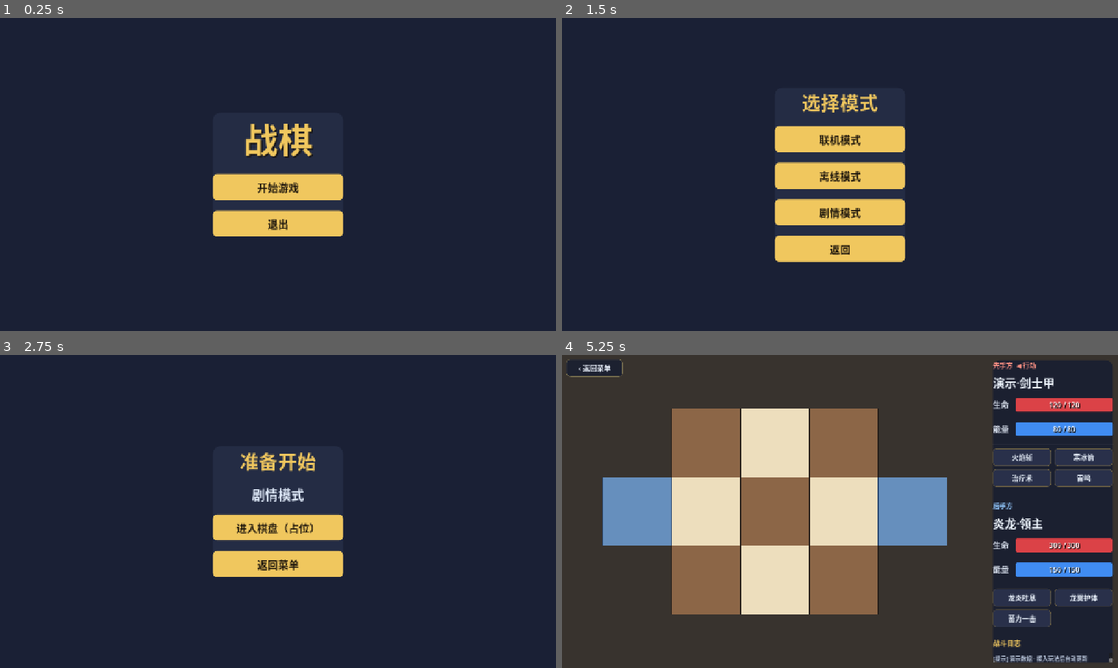
Above: before the commit, frames 1-4 (two rows, left to right).
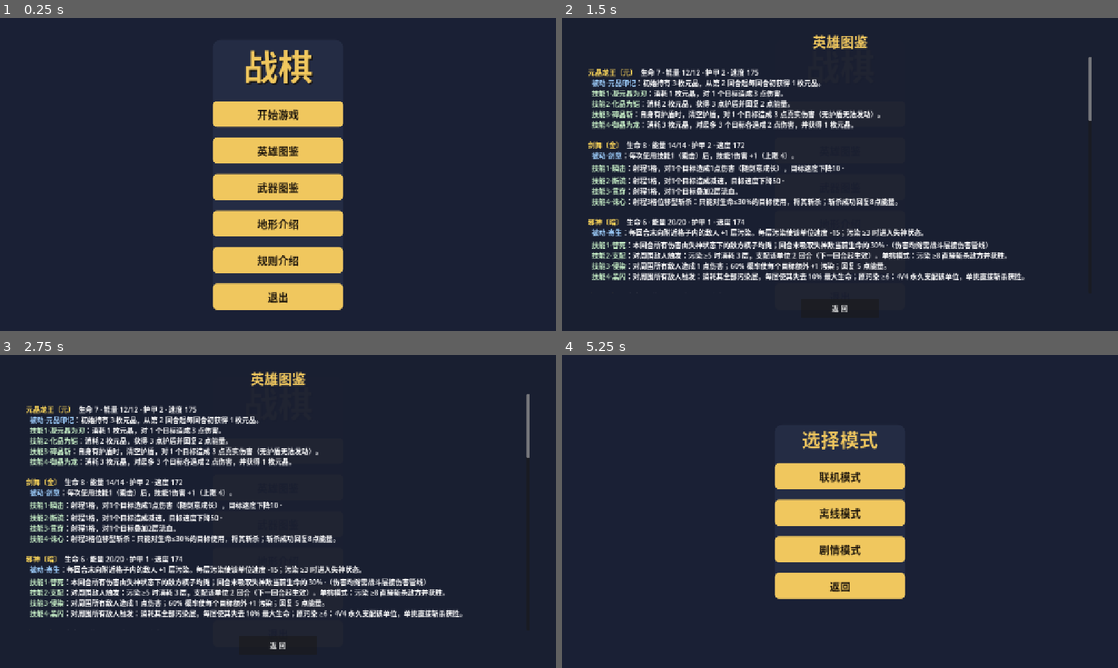
Above: after the commit, the same moments.

Repository: CBWZS-Cyber/zhanqi-godot
Game: Godot game, scene res://scenes/MainUI.tscn
Same seed, same stepped clock (60 frames per second), same inputs: the game is played once before the commit and once after it.
Inputs (mouse positions are in pixels of both pictures, inside the frame that each line leads up to):
- Up to frame 1 (0.25 s): no input
- Up to frame 2 (1.5 s): click (840, 149) at 0.5 s, where only the run after the commit has a clickable "英雄图鉴"; click (840, 187) at 1.25 s, where only the run after the commit has a clickable "武器图鉴"
- Up to frame 3 (2.75 s): click (278, 561) at 2 s, where only the run after the commit has a clickable "地形介绍"
- Up to frame 4 (5.25 s): click (840, 596) at 2.75 s, where only the run after the commit has a clickable "规则介绍"; click (840, 646) at 3.5 s, where only the run after the commit has a clickable "返 回"; click (840, 452) at 4.25 s, where only the run after the commit has a clickable "开始游戏"; click (840, 527) at 5 s, where only the run before the commit has a clickable "进入棋盘（占位）"

The runs differ from the first frame. In frame 1, 9.2% of the frame differs, in the area x 38-62%, y 10-94%; in frame 2, 21%; in frame 3, 18%; in frame 4, 83%, in the area x 0-100%, y 0-100%.

Commit message:
主菜单新增图鉴入口：英雄图鉴（11 英雄动态生成：面板+被动+技能全说明）/武器图鉴（占位）/地形介绍（基础地形表+棋盘说明）/规则介绍（回合·伤害口径·状态·位移·胜负）；全屏图鉴面板+返回

Diff:
--- a/scripts/ui/main_ui.gd
+++ b/scripts/ui/main_ui.gd
@@ -28,6 +28,10 @@
 
 	_build_screen("start", "战棋", 80, true,
 		[["开始游戏", Callable(self, "_on_start")],
+		 ["英雄图鉴", Callable(self, "_open_codex").bind("hero")],
+		 ["武器图鉴", Callable(self, "_open_codex").bind("weapon")],
+		 ["地形介绍", Callable(self, "_open_codex").bind("terrain")],
+		 ["规则介绍", Callable(self, "_open_codex").bind("rules")],
 		 ["退出", Callable(self, "_on_quit")]], "")
 	_build_screen("mode", "选择模式", 44, false,
 		[["联机模式", Callable(self, "_on_online")],
@@ -269,3 +273,120 @@
 	for r in ["top_left", "top_right", "bottom_left", "bottom_right"]:
 		s["corner_radius_" + r] = 10
 	return s
+
+
+## ================= 图鉴/介绍（开始界面入口） =================
+var _codex_layer: Control = null
+
+func _open_codex(key: String) -> void:
+	_close_codex()
+	var titles := {"hero": "英雄图鉴", "weapon": "武器图鉴", "terrain": "地形介绍", "rules": "规则介绍"}
+	var layer := Panel.new()
+	layer.set_anchors_preset(Control.PRESET_FULL_RECT)
+	var sb := StyleBoxFlat.new()
+	sb.bg_color = Color(0.10, 0.12, 0.19, 0.97)
+	layer.add_theme_stylebox_override("panel", sb)
+	add_child(layer)
+	_codex_layer = layer
+	var m := MarginContainer.new()
+	m.set_anchors_preset(Control.PRESET_FULL_RECT)
+	m.add_theme_constant_override("margin_left", 60)
+	m.add_theme_constant_override("margin_right", 60)
+	m.add_theme_constant_override("margin_top", 30)
+	m.add_theme_constant_override("margin_bottom", 30)
+	layer.add_child(m)
+	var v := VBoxContainer.new()
+	v.add_theme_constant_override("separation", 12)
+	m.add_child(v)
+	var title := Label.new()
+	title.text = str(titles.get(key, "图鉴"))
+	title.add_theme_font_size_override("font_size", 32)
+	title.add_theme_color_override("font_color", Color(0.941, 0.780, 0.369))
+	title.horizontal_alignment = HORIZONTAL_ALIGNMENT_CENTER
+	v.add_child(title)
+	var rt := RichTextLabel.new()
+	rt.bbcode_enabled = true
+	rt.size_flags_vertical = Control.SIZE_EXPAND_FILL
+	rt.text = _codex_content(key)
+	v.add_child(rt)
+	var back := Button.new()
+	back.text = "返 回"
+	back.custom_minimum_size = Vector2(180, 44)
+	back.pressed.connect(_close_codex)
+	var bc := CenterContainer.new()
+	bc.add_child(back)
+	v.add_child(bc)
+
+func _close_codex() -> void:
+	if _codex_layer != null and is_instance_valid(_codex_layer):
+		_codex_layer.queue_free()
+	_codex_layer = null
+
+func _codex_content(key: String) -> String:
+	if key == "hero":
+		return _codex_heroes()
+	if key == "terrain":
+		return """[color=#ffd95a]基础地形表（标准棋盘 / 剧情地图通用）[/color]
+0 空地：无特殊效果
+1 障碍（可破坏）：不可通行，可被特定效果摧毁
+2 障碍（不可破坏）：不可通行
+3 森林：地形效果待定
+4 沼泽：地形效果待定
+5 水域：地形效果待定
+6 雪地：地形效果待定
+7 沙漠：地形效果待定
+8 山地：地形效果待定
+9 冰面：地形效果待定
+
+[color=#ffd95a]当前棋盘[/color]
+1V1：3×3 主对局区 + 双方各 1 个出生格
+4V4 / 标准：8×8 主对局区 + 左右翼各 4 格"""
+	if key == "rules":
+		return """[color=#ffd95a]回合结构[/color]
+· 每个棋子每回合 = 1 次移动权 + 1 次技能权
+· 先移动、后释放技能；两者都可放弃
+· 行动顺序按当前速度实时决定，速度变化立即影响后续顺序
+
+[color=#ffd95a]伤害口径[/color]
+· 普通伤害：护盾先吸收 → 护甲减免 → 扣生命
+· 真伤：只有明确标注「真伤」的伤害才无视盾甲
+· 百分比伤害未标真伤的一律按普伤结算
+
+[color=#ffd95a]状态规则[/color]
+· 烧伤：速度-10，每回合末受 1 真伤，持续 2 回合，重复施加刷新时长
+· 重伤：被攻击时额外受 0.5×层数 真伤，每回合末层数-1
+· 流血：行动（移动/施放）时受层数伤害，回合末层数-1
+· 眩晕：跳过行动；沉默：无法用技能；魅惑：无法造成伤害
+
+[color=#ffd95a]位移规则[/color]
+· 冲刺类（辛克莱审判系）：朝方向逐格冲，遇阻挡停止
+· 瞬移类（追猎/诛心/自我毁灭等）：直接跳到距离内任意空格
+· 落点必须为空格（无障碍/无棋子）
+
+[color=#ffd95a]胜负[/color]
+· 一方棋子全部阵亡即告负
+· 特殊：龙王单挑 6 层污染直接斩杀获胜等英雄专属规则"""
+	return "[color=#ffd95a]武器图鉴[/color]\n\n武器系统尚在设计中，敬请期待。"
+
+func _codex_heroes() -> String:
+	var HD = preload("res://scripts/combat/hero_defs.gd")
+	var SE = preload("res://scripts/combat/skill_effects.gd")
+	var out := ""
+	for id in HD.ALL:
+		var d: Dictionary = HD.ALL[id]
+		var emax: int = int(d.get("energy_max", int(d.get("energy", 0))))
+		var en_txt := "%d/%d" % [int(d.get("energy", 0)), emax] if emax >= 0 else "%d（无上限）" % int(d.get("energy", 0))
+		out += "\n[color=#ffd95a]%s〔%s〕[/color]  生命 %d · 能量 %s · 护甲 %d · 速度 %d\n" % [d.name, d.element, d.hp, en_txt, d.armor, d.speed]
+		var sk: Dictionary = d.get("skills", {})
+		var pid := str(sk.get("passive", ""))
+		if pid != "":
+			var pm: Dictionary = SE.DATA.get(pid, {})
+			out += "  [color=#9fd0ff]被动·%s[/color]：%s\n" % [pm.get("name", pid), pm.get("desc", "")]
+		var acts: Array = sk.get("actives", [])
+		for i in range(acts.size()):
+			var aid := str(acts[i])
+			if aid == "":
+				continue
+			var am: Dictionary = SE.DATA.get(aid, {})
+			out += "  [color=#c8f0c8]技能%d·%s[/color]：%s\n" % [i + 1, am.get("name", aid), am.get("desc", "")]
+	return out
